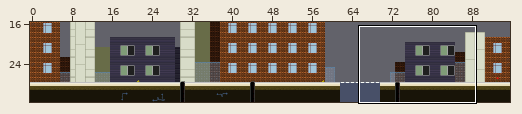
Tiled map (JSON), stored at assets/tilemaps/level_1.json. Above: a wide view before the commit, with the close-up outlined.
Close-up. Before:
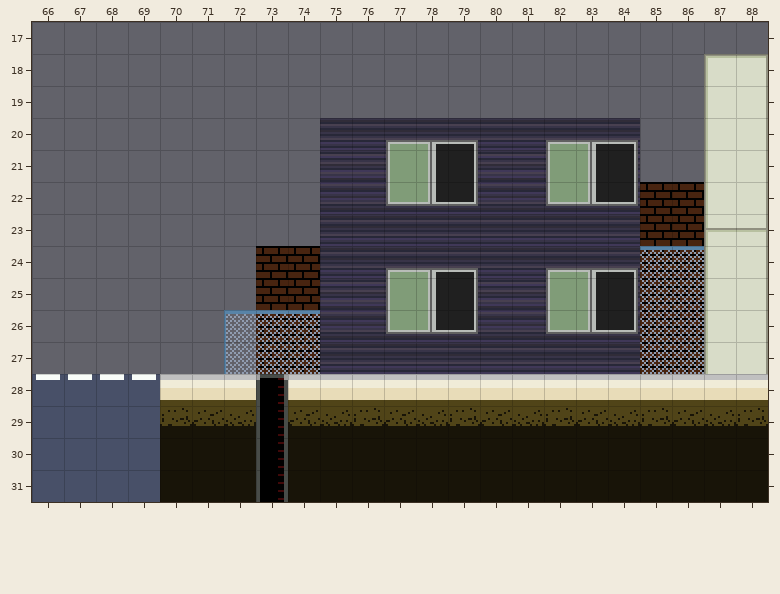
Cells are 16x16 px. Shown: x 66..88, y 17..31.
The same view after the edit:
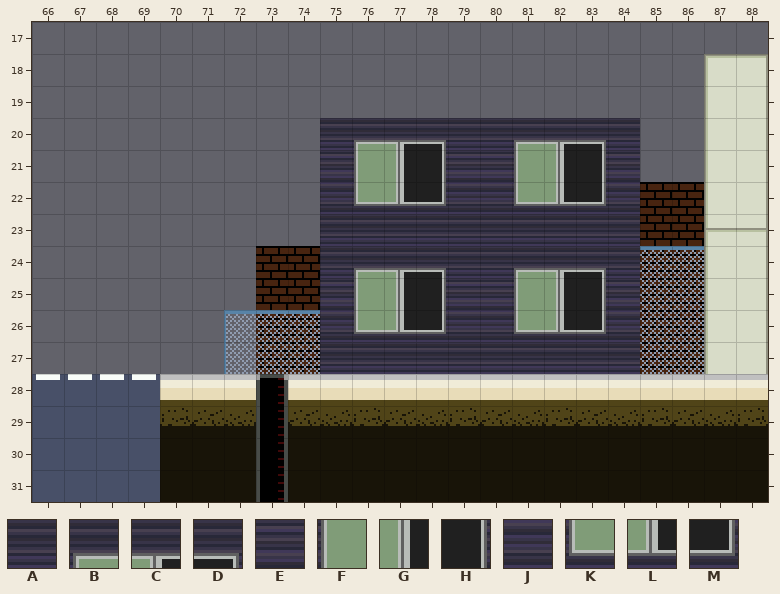
Key: from "bg": A 11, B 13, C 14, D 15, E 27, F 29, G 30, H 31, J 43, K 45, L 46, M 47.
_ is an empty cell, . an unchanged one.
Log entry: Fix pixel bleeding by extruding tilesets
The exact change:
--- layer "Background1"
@@ x 76..84 @@
-20 ____.____
-21 ____.____
-22 ____.____
+20 BCDA.BCDA
+21 FGHE.FGHE
+22 KLMJ.KLMJ
@@ x 76..84 @@
-24 ____.____
-25 ____.____
-26 ____.____
+24 BCDA.BCDA
+25 FGHE.FGHE
+26 KLMJ.KLMJ
Changed places in both close-ups, as pixel boxes (x1, y1, x2, y2):
added: (354, 140, 478, 206)
added: (514, 140, 638, 206)
added: (354, 268, 478, 334)
added: (514, 268, 638, 334)
